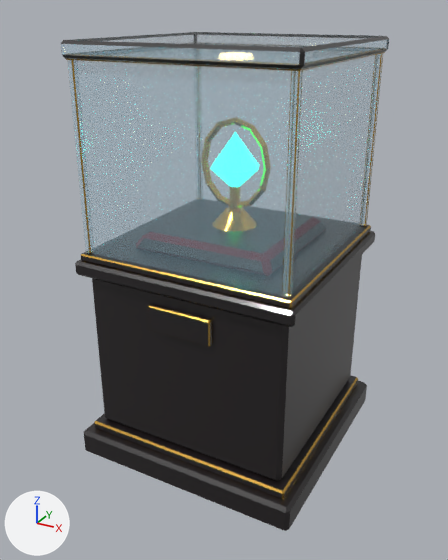
What one commit did to the glTF model public/assets/models/display_case.glb.
Both versions are drawn from a 50 mm lens placed at (1.17, -2.22, 1.87), pointed at (-0.02, -0.06, 0.8). Lighting does not change. The marker at lower left points along +X, +Y and +Z. The picture after the commit comes second. Vertices at exactly the same position are counted once.

The first picture shows 'Glass_Hood', 'Pedestal'.
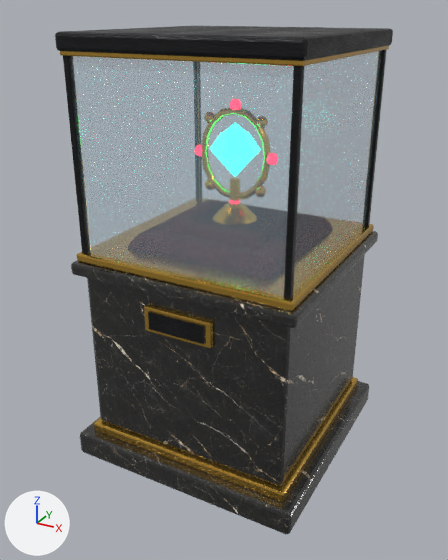
Location of each change, [x1, y1, x2, y2] in pixels of the pictures (448 x 560 px):
'Glass_Hood', reshaped
    before: [61, 32, 389, 298]
    after: [55, 26, 393, 300]
'Pedestal', reshaped
    before: [75, 225, 375, 531]
    after: [71, 224, 378, 534]
part 1 of me_glass_hood, rebuilt
    before: [61, 32, 389, 69]
    after: [60, 46, 389, 66]
part 2 of me_glass_hood, rebuilt
    before: [65, 51, 385, 71]
    after: [55, 26, 393, 61]
part 3 of me_glass_hood, added
    after: [63, 56, 89, 254]
part 4 of me_glass_hood, added
    after: [284, 66, 304, 300]
part 5 of me_glass_hood, added
    after: [365, 50, 386, 226]
part 6 of me_glass_hood, built on
    before: [67, 53, 383, 298]
    after: [71, 51, 382, 297]
part 7 of me_pedestal, added
    after: [148, 312, 205, 344]
part 8 of me_pedestal, rebuilt
    before: [83, 381, 367, 531]
    after: [80, 381, 369, 534]
part 9 of me_pedestal, rebuilt
    before: [81, 225, 371, 309]
    after: [77, 224, 374, 311]
part 10 of me_pedestal, rebuilt
    before: [75, 231, 375, 327]
    after: [71, 231, 378, 328]
part 11 of me_pedestal, rebuilt
    before: [92, 255, 362, 481]
    after: [87, 255, 365, 486]
part 12 of me_pedestal, rebuilt (8% wider)
    before: [148, 304, 212, 347]
    after: [144, 305, 213, 348]
part 13 of me_pedestal, rebuilt
    before: [94, 375, 358, 499]
    after: [94, 377, 358, 502]

What changed in the scene script:
```text
Add mat_vitrine_darksteel:
    mat_vitrine_darksteel = bpy.data.materials.new('Vitrine_DarkSteel')
    # uses the picture img_brushed_vault_steel_normal
    # uses the picture img_vitrine_darksteel_albedo
    # uses the picture img_vitrine_darksteel_orm
Add mat_vitrine_veinedmarble:
    mat_vitrine_veinedmarble = bpy.data.materials.new('Vitrine_VeinedMarble')
    # uses the picture img_veined_dark_marble_normal
    # uses the picture img_veined_dark_marble_orm
    # uses the picture img_vitrine_veinedmarble_albedo
Change me_glass_hood:
    remove me_glass_hood.from_pydata(...)  # 176 vertices, 316 faces; spans x -0.46..0.46, y -0.46..0.46, z 0.97..1.77
    remove me_glass_hood.materials.append(mat_vitrine_glass)  # blue #b8e4f8
    remove me_glass_hood.materials.append(mat_vitrine_brass)  # orange #d6aa4c
    remove me_glass_hood.materials.append(mat_vitrine_ebonywood)  # black #1c1618
    remove me_glass_hood.materials.append(mat_vitrine_innerlamp)  # beige #fff0c8, glowing yellow #ffe5a0
    add me_glass_hood.from_pydata(...)  # 568 vertices, 1056 faces; spans x -0.47..0.47, y -0.47..0.47, z 0.97..1.798
    me_glass_hood part 1: the loose piece of 24 vertices spanning x -0.46..0.46, y -0.46..0.46, z 1.71..1.77 is rebuilt with 56 vertices and now spans x -0.46..0.46, y -0.46..0.46, z 1.719..1.741, in mat_vitrine_brushedbrass (orange #d9ac4a)
    me_glass_hood part 2: the loose piece of 24 vertices spanning x -0.45..0.45, y -0.45..0.45, z 1.705..1.725 is rebuilt with 56 vertices and now spans x -0.47..0.47, y -0.47..0.47, z 1.732..1.798, in mat_vitrine_darksteel
    me_glass_hood part 3: a new loose piece of 56 vertices spanning x -0.453..-0.427, y -0.453..-0.427, z 0.97..1.74, in mat_vitrine_darksteel
    me_glass_hood part 4: a new loose piece of 56 vertices spanning x 0.427..0.453, y -0.453..-0.427, z 0.97..1.74, in mat_vitrine_darksteel
    me_glass_hood part 5: a new loose piece of 56 vertices spanning x 0.427..0.453, y 0.427..0.453, z 0.97..1.74, in mat_vitrine_darksteel
    me_glass_hood part 6: 100 vertices removed from x -0.444..0.444, y -0.444..0.444, z 0.97..1.72; 4 vertices added at x -0.44..0.44, y -0.44..0.44, z 1.74
    other edits to the shape of me_glass_hood do not show in these pictures
    add me_glass_hood.materials.append(mat_vitrine_museumglass)  # cyan #c2e8f8
    add me_glass_hood.materials.append(mat_vitrine_darksteel)
    add me_glass_hood.materials.append(mat_vitrine_brushedbrass)  # orange #d9ac4a
    add me_glass_hood.materials.append(mat_vitrine_microspot)  # beige #fff4d6, glowing beige #ffe5a8
Change me_pedestal:
    remove me_pedestal.from_pydata(...)  # 168 vertices, 308 faces; spans x -0.51..0.51, y -0.51..0.51, z 0.0..1.035
    remove me_pedestal.materials.append(mat_vitrine_ebonywood)  # black #1c1618
    remove me_pedestal.materials.append(mat_vitrine_brass)  # orange #d6aa4c
    add me_pedestal.from_pydata(...)  # 456 vertices, 876 faces; spans x -0.52..0.52, y -0.52..0.52, z 0.0..1.062
    me_pedestal part 7: a new loose piece, a box spanning x -0.125..0.125, y -0.475..-0.465, z 0.7225..0.7975, in mat_vitrine_darksteel
    me_pedestal part 8: the loose piece of 24 vertices spanning x -0.51..0.51, y -0.51..0.51, z 0.0..0.12 is rebuilt with 56 vertices and now spans x -0.52..0.52, y -0.52..0.52, z 0.0..0.11, in mat_vitrine_veinedmarble
    me_pedestal part 9: the loose piece of 24 vertices spanning x -0.46..0.46, y -0.46..0.46, z 0.94..0.97 is rebuilt with 56 vertices and now spans x -0.47..0.47, y -0.47..0.47, z 0.938..0.972, in mat_vitrine_brushedbrass (orange #d9ac4a)
    me_pedestal part 10: the loose piece of 24 vertices spanning x -0.48..0.48, y -0.48..0.48, z 0.88..0.94 is rebuilt with 56 vertices and now spans x -0.49..0.49, y -0.49..0.49, z 0.883..0.938, in mat_vitrine_veinedmarble
    me_pedestal part 11: the loose piece of 24 vertices spanning x -0.44..0.44, y -0.44..0.44, z 0.16..0.88 is rebuilt with 56 vertices and now spans x -0.45..0.45, y -0.45..0.45, z 0.15..0.89, in mat_vitrine_veinedmarble
    me_pedestal part 12: the loose piece of 24 vertices spanning x -0.14..0.14, y -0.46..-0.44, z 0.705..0.815 is rebuilt with 56 vertices and now spans x -0.15..0.15, y -0.469..-0.447, z 0.705..0.815, in mat_vitrine_brushedbrass (orange #d9ac4a)
    me_pedestal part 13: the loose piece of 24 vertices spanning x -0.47..0.47, y -0.47..0.47, z 0.12..0.16 is rebuilt with 56 vertices and now spans x -0.47..0.47, y -0.47..0.47, z 0.107..0.153, in mat_vitrine_brushedbrass (orange #d9ac4a)
    other edits to the shape of me_pedestal do not show in these pictures
    add me_pedestal.materials.append(mat_vitrine_veinedmarble)
    add me_pedestal.materials.append(mat_vitrine_brushedbrass)  # orange #d9ac4a
    add me_pedestal.materials.append(mat_vitrine_darksteel)
```
